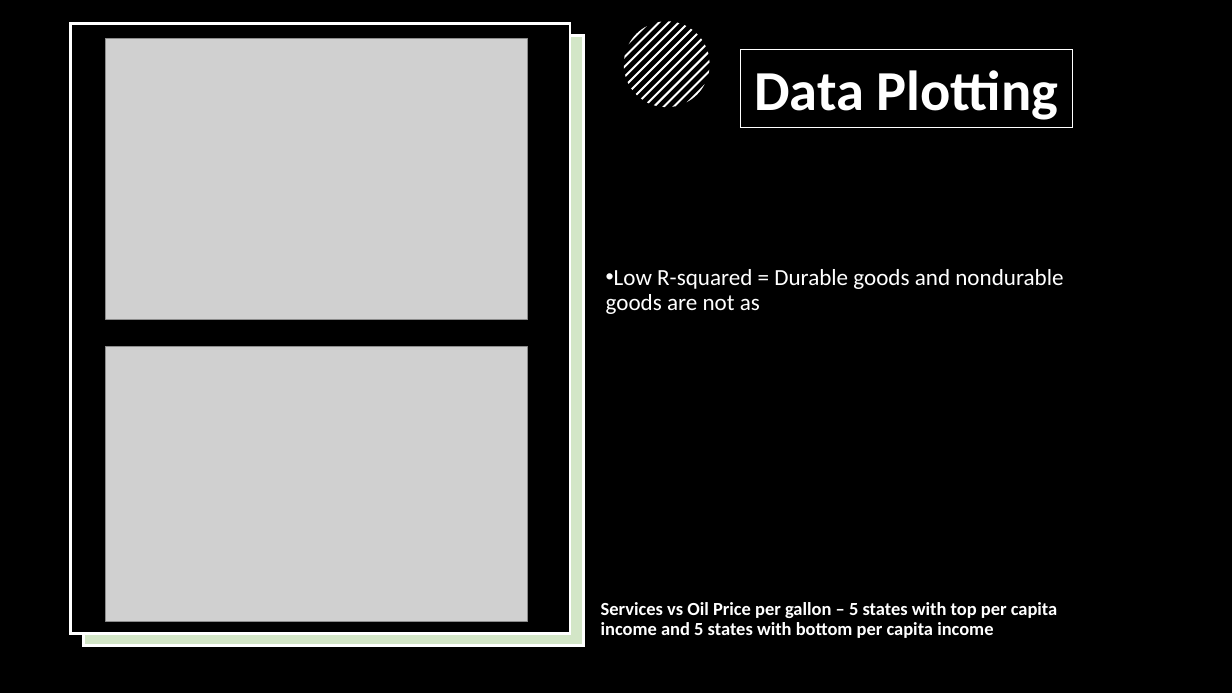
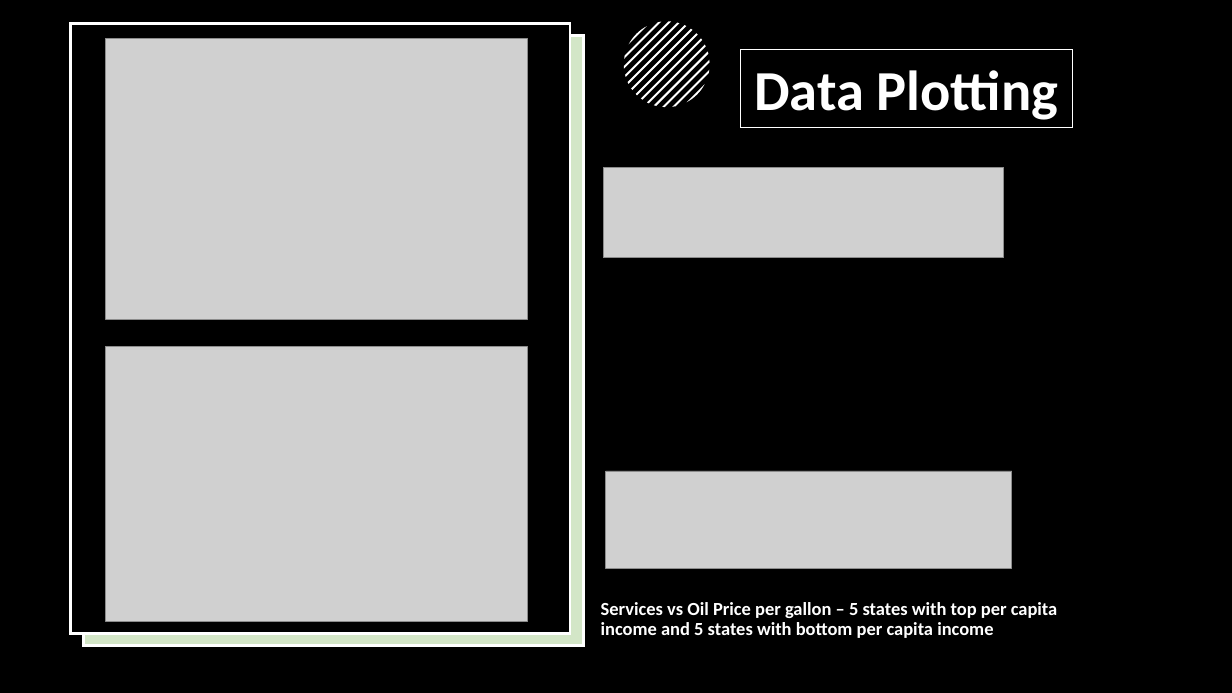
Before and after one commit to jrulloa/project-one, a slide deck: slide 12 of Is gasoline price a good indicator of Consumer Spending.pptx. Drawn at 1232x693 pixels with LibreOffice and Linux fonts; fonts in the diff are those of the drawing; grey boxes stand for pictures. Boxes give left, top, right and bottom in pixels: in the first picture for what was removed or moved away, otherwise in the second. Text is boxed around its words. In the diff, an @@ line names an element or a change of style, - is before the commit and + after.

```diff
--- a/Is gasoline price a good indicator of Consumer Spending.pptx
+++ b/Is gasoline price a good indicator of Consumer Spending.pptx
@@ picture added at box(604, 167, 1004, 258) @@
@@ text removed at box(606, 269, 1063, 314) @@
-• Low R-squared = Durable goods and nondurable goods are not as
@@ picture added at box(605, 471, 1012, 568) @@
```
Also in this commit, not shown: 10 other slides changed.
